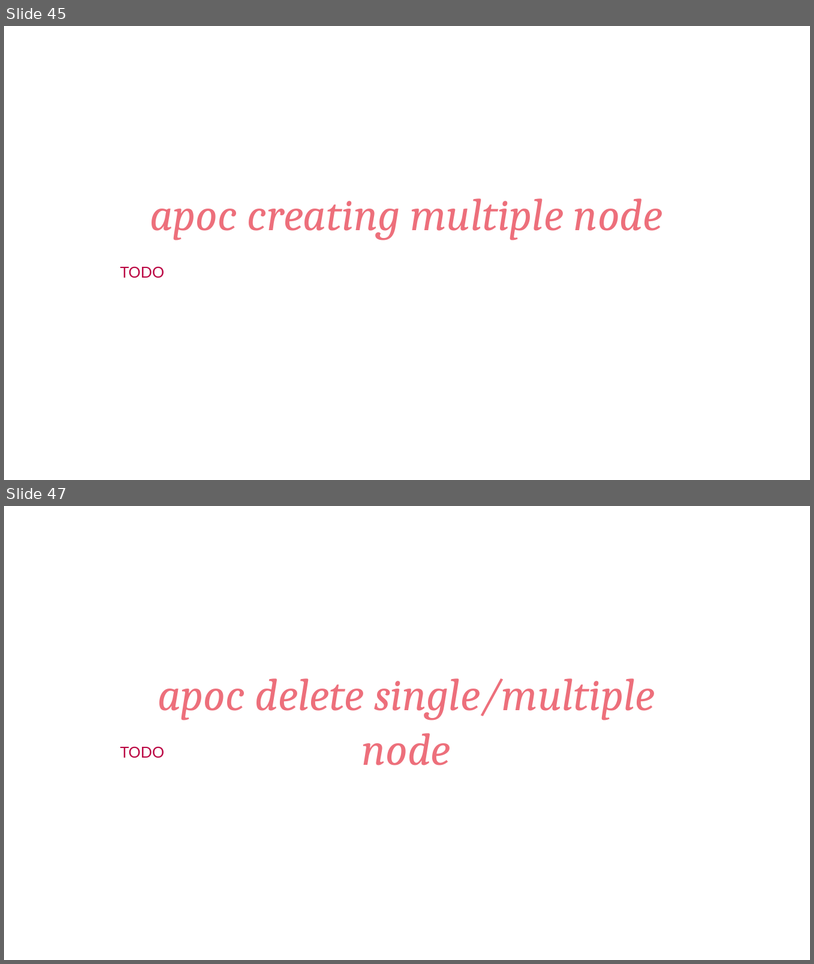
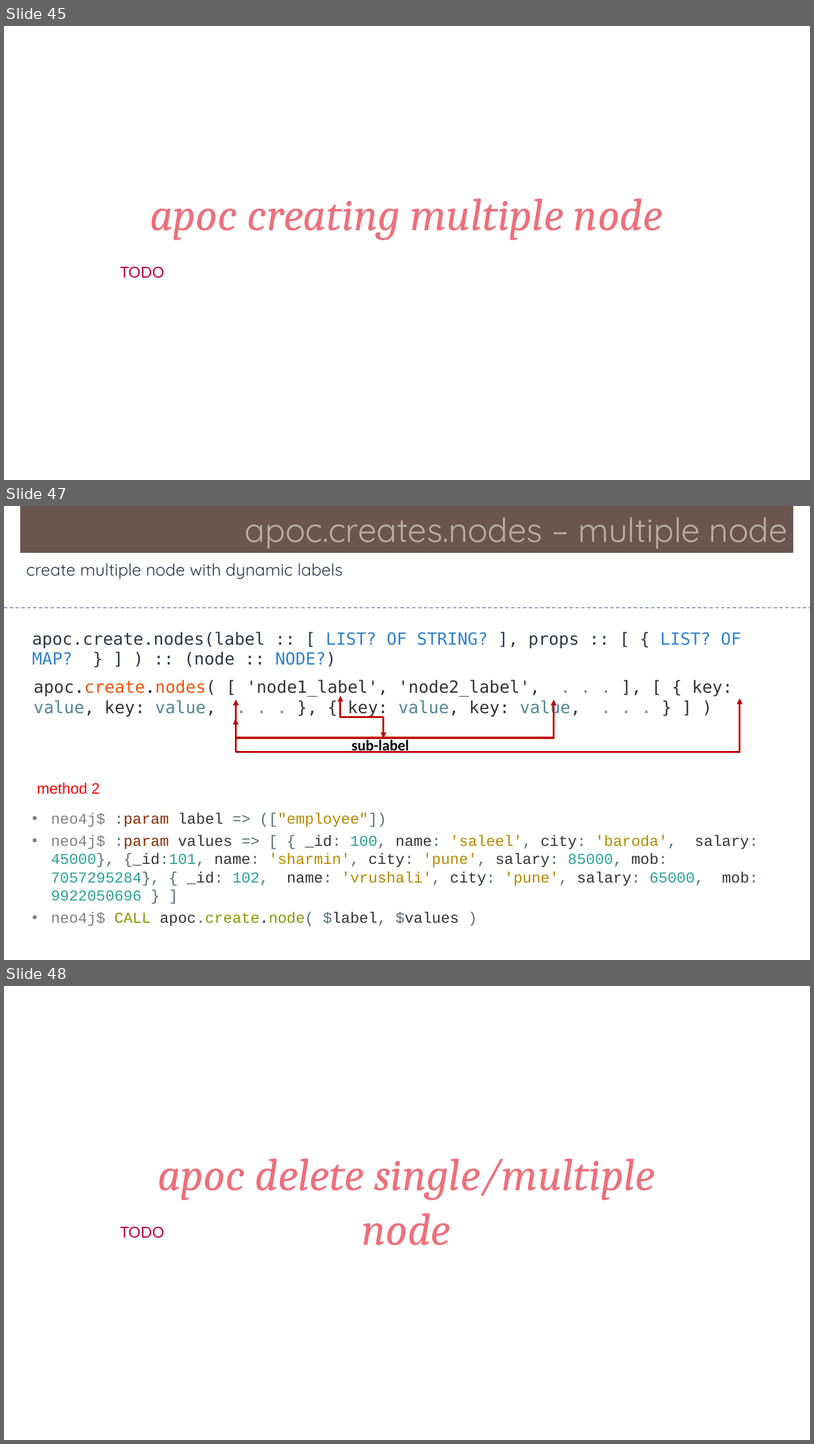
Before and after one commit to Saleel-Bagde/PPT-s, a slide deck: Neo4j.pptx. Shown one above the other, each under a label of ours: slides 45 and 47 before the commit, slides 45, 47 and 48 after it; the slides between them are not shown. The pictures are 814x964 and 814x1444 pixels, drawn with LibreOffice and Linux fonts; fonts in the diff are those of the drawing. Boxes give left, top, right and bottom in pixels: in the first picture for what was removed or moved away, otherwise in the second. Text is boxed around its words. In the diff, an @@ line names an element or a change of style, - is before the commit and + after.

```diff
--- a/Neo4j.pptx
+++ b/Neo4j.pptx
@@ slide 47 added at bbox=[4, 506, 810, 960], background #FFFFFF @@
@@ rectangle added at bbox=[20, 506, 794, 553], fill #6A5650, 40 pt, text #BCABA5 @@
+apoc.creates.nodes – multiple node
@@ text added at bbox=[26, 563, 342, 579], 20 pt, text #2D3748 @@
+create multiple node with dynamic labels
@@ line added from (4, 607) to (810, 607), #6E78A0 0.99 pt dashed @@
@@ text added at bbox=[32, 631, 741, 667], 20 pt, text #2D3748 @@
+apoc.create.nodes(label :: [ LIST? OF STRING? ], props :: [ { LIST? OF MAP? } ] ) :: (node :: NODE?)
@@ text added at bbox=[33, 679, 733, 717], 20 pt, text #333333 @@
+apoc.create.nodes( [ 'node1_label', 'node2_label', . . . ], [ { key: value, key: value, . . . }, { key: value, key: value, . . . } ] )
@@ arrow added from (236, 738) to (236, 700), #C00000 2.25 pt @@
@@ elbow double arrow added from (341, 696) to (384, 738), #C00000 2.25 pt @@
@@ arrow added from (554, 738) to (554, 700), #C00000 2.25 pt @@
@@ arrow added from (740, 752) to (740, 699), #C00000 2.25 pt @@
@@ arrow added from (236, 751) to (236, 718), #C00000 2.25 pt @@
@@ line added from (236, 738) to (555, 738), #C00000 2.25 pt @@
@@ text added at bbox=[352, 738, 410, 754], 18 pt, text #000000, bold @@
+sub-label
@@ line added from (236, 751) to (741, 751), #C00000 2.25 pt @@
@@ text added at bbox=[37, 782, 100, 794], 18 pt, text #FF0000 @@
+method 2
@@ text added at bbox=[51, 813, 759, 926], 18 pt, text #333333 @@
+• neo4j$ :param label => (["employee"])
+• neo4j$ :param values => [ { _id: 100, name: 'saleel', city: 'baroda', salary: 45000}, {_id:101, name: 'sharmin', city: 'pune', salary: 85000, mob: 7057295284}, { _id: 102, name: 'vrushali', city: 'pune', salary: 65000, mob: 9922050696 } ]
+• neo4j$ CALL apoc.create.node( $label, $values )
@@ what was slide 47 is now slide 48 @@
```
Also in this commit, not shown: 1 slide changed.
